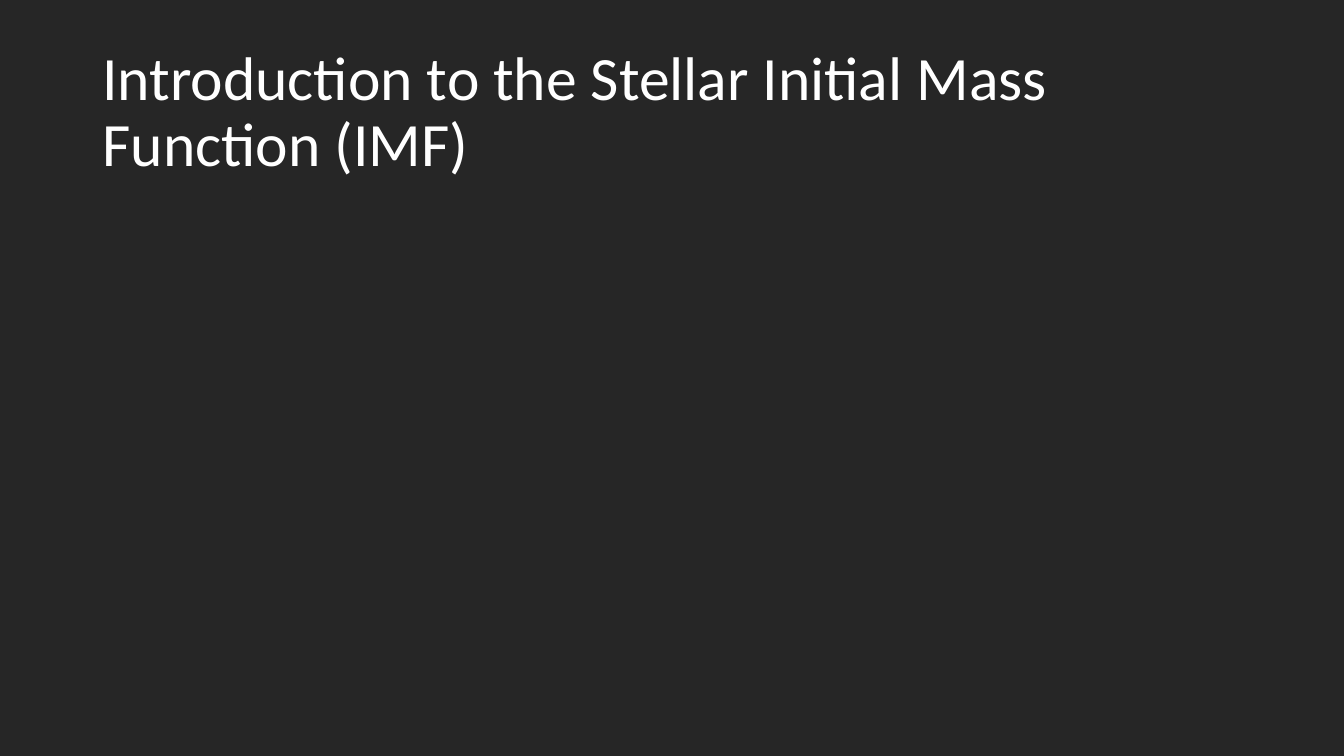
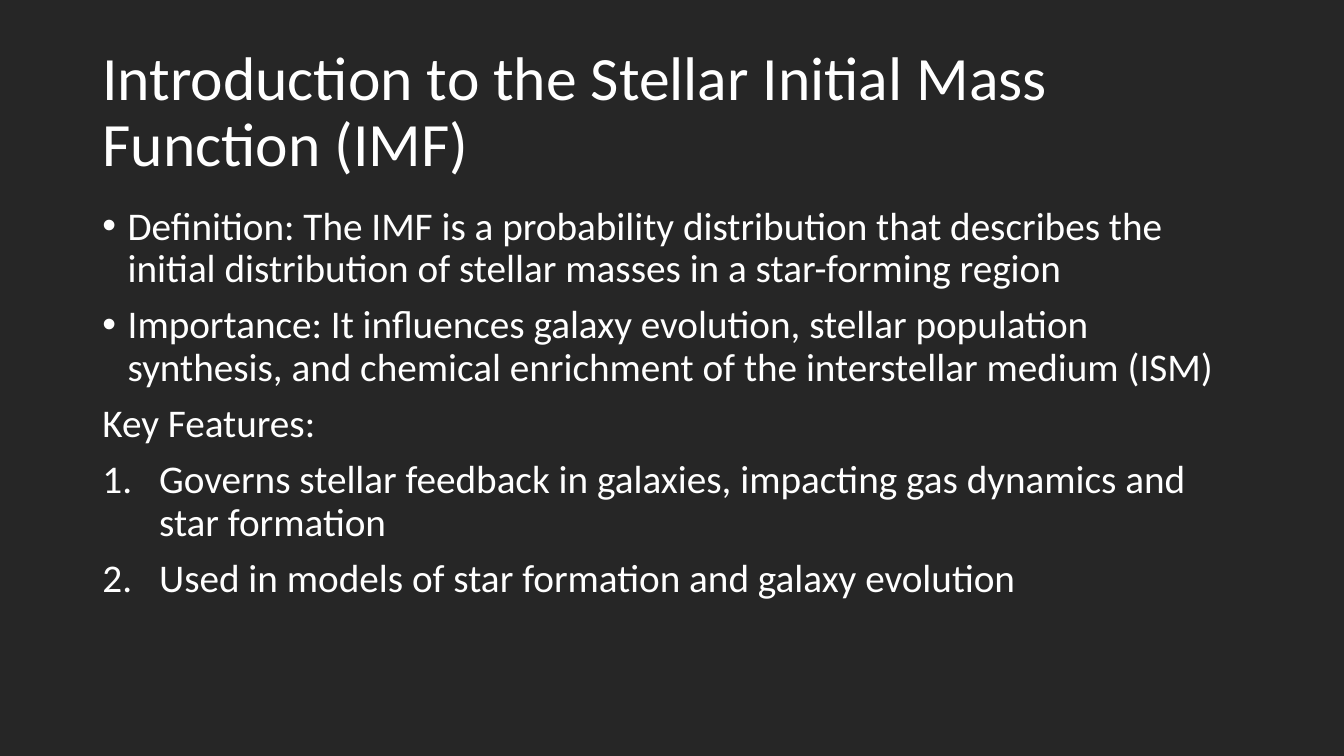
Before and after one commit to laxm7/sta_project, a slide deck: slide 2 of imf_intro_chiara_felix_laxman.pptx. Drawn at 1344x756 pixels with LibreOffice and Linux fonts; fonts in the diff are those of the drawing. Boxes give left, top, right and bottom in pixels: in the first picture for what was removed or moved away, otherwise in the second. Text is boxed around its words. In the diff, an @@ line names an element or a change of style, - is before the commit and + after.

```diff
--- a/imf_intro_chiara_felix_laxman.pptx
+++ b/imf_intro_chiara_felix_laxman.pptx
@@ text added at (102,212,1213,599), 28 pt, text #FFFFFF @@
+• Definition: The IMF is a probability distribution that describes the initial distribution of stellar masses in a star-forming region
+• Importance: It influences galaxy evolution, stellar population synthesis, and chemical enrichment of the interstellar medium (ISM)
+Key Features:
+1. Governs stellar feedback in galaxies, impacting gas dynamics and star formation
+2. Used in models of star formation and galaxy evolution
```
Also in this commit, not shown: 2 other slides changed, 1 slide added, 1 slide removed.
